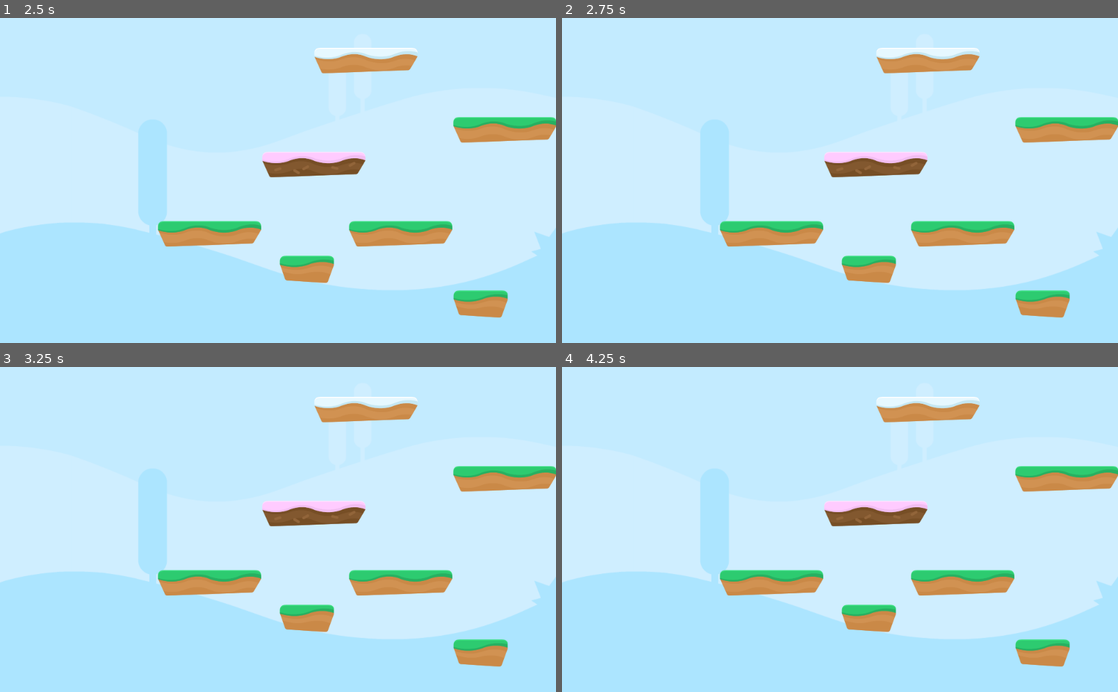
Above: before the commit, frames 1-4 (two rows, left to right).
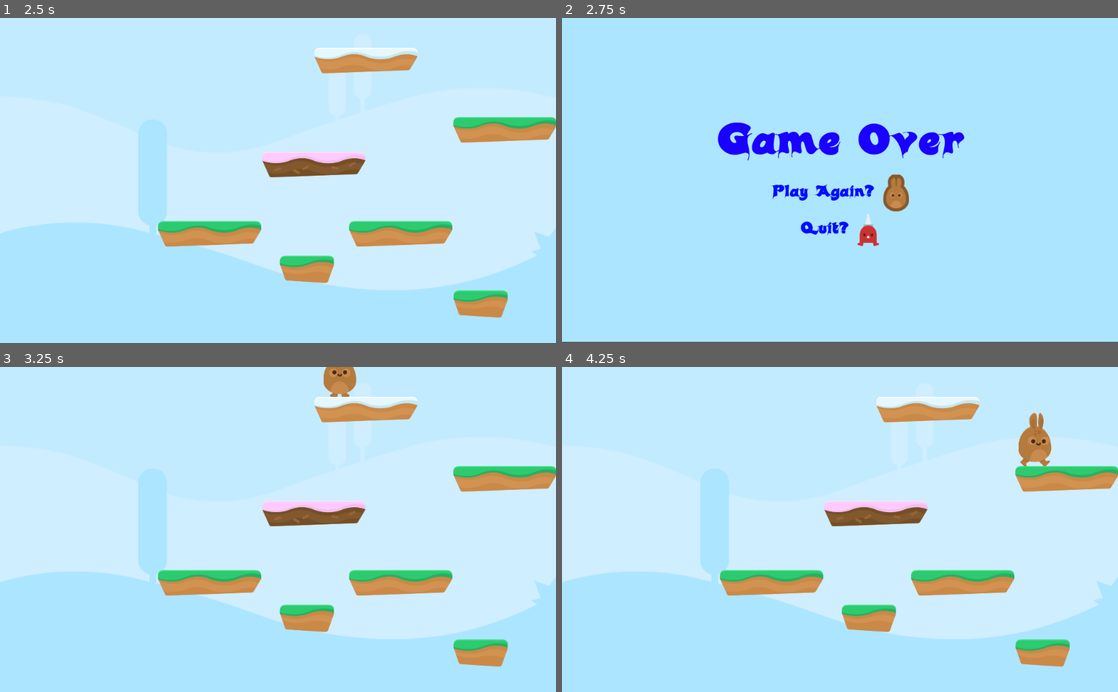
Above: after the commit, the same moments.

Repository: FireBorn123/HoppyDays_3.1.1
Game: Godot game, scene res://Levels/Level1.tscn
Two runs of this game, one before a commit and one after it. Both use one fixed random seed, a clock stepped at 60 frames per second and the inputs below.
Inputs (mouse positions are in pixels of both pictures, inside the frame that each line leads up to):
- Up to frame 1 (2.5 s): tap Enter at 0.5 s; hold D (Right) 0.53-2.03 s; tap Space (Jump) at 0.77, 1.52, 2 s; hold A (Left) from 2.03 s (still down)
- Up to frame 2 (2.75 s): keep holding A (Left)
- Up to frame 3 (3.25 s): release A (Left) at 2.75 s; click (333, 542) at 2.77 s
- Up to frame 4 (4.25 s): tap Enter at 3.5 s; hold D (Right) from 3.53 s (still down); tap Space (Jump) at 3.77 s

Frame 1 is identical in both runs. In frame 2, 47% of the frame differs, in the area x 0-100%, y 4-100%; in frame 3, 0.5%; in frame 4, 0.7%.

Commit message:
Lecture 30: The Game Over Screen

Diff:
--- /dev/null
+++ b/Levels/GameOver.gd
@@ -0,0 +1,12 @@
+extends Control
+
+func _ready():
+	pass
+
+
+func _on_PlayAgainButton_button_down():
+	get_tree().change_scene("res://Levels/Level1.tscn")
+
+
+func _on_QuitButton_button_down():
+	get_tree().quit()
--- /dev/null
+++ b/Levels/GameOver.tscn
@@ -0,0 +1,114 @@
+[gd_scene load_steps=8 format=2]
+
+[ext_resource path="res://Hoppy-Days-Assets/GFX/Background/bg_layer1.png" type="Texture" id=1]
+[ext_resource path="res://Hoppy-Days-Assets/Fonts/candles_.ttf" type="DynamicFontData" id=2]
+[ext_resource path="res://Hoppy-Days-Assets/GFX/HUD/lifes.png" type="Texture" id=3]
+[ext_resource path="res://Levels/GameOver.gd" type="Script" id=4]
+[ext_resource path="res://Hoppy-Days-Assets/GFX/Enemies/spikeMan_jump.png" type="Texture" id=5]
+
+[sub_resource type="DynamicFont" id=1]
+size = 80
+font_data = ExtResource( 2 )
+
+[sub_resource type="DynamicFont" id=2]
+size = 30
+font_data = ExtResource( 2 )
+
+[node name="EndGame" type="Control"]
+anchor_right = 1.0
+anchor_bottom = 1.0
+script = ExtResource( 4 )
+__meta__ = {
+"_edit_use_anchors_": false
+}
+
+[node name="TextureRect" type="TextureRect" parent="."]
+anchor_right = 1.0
+anchor_bottom = 1.0
+margin_top = -1.5874
+margin_bottom = -1.5874
+texture = ExtResource( 1 )
+expand = true
+__meta__ = {
+"_edit_use_anchors_": false
+}
+
+[node name="CenterContainer" type="CenterContainer" parent="."]
+anchor_right = 1.0
+anchor_bottom = 1.0
+margin_top = 1.5874
+margin_bottom = 1.5874
+__meta__ = {
+"_edit_use_anchors_": false
+}
+
+[node name="VBoxContainer" type="VBoxContainer" parent="CenterContainer"]
+margin_left = 286.0
+margin_top = 181.0
+margin_right = 738.0
+margin_bottom = 419.0
+
+[node name="GameOverLabel" type="Label" parent="CenterContainer/VBoxContainer"]
+margin_right = 452.0
+margin_bottom = 102.0
+custom_fonts/font = SubResource( 1 )
+custom_colors/font_color = Color( 0.105882, 0, 1, 1 )
+text = "Game Over"
+__meta__ = {
+"_edit_use_anchors_": false
+}
+
+[node name="HBoxContainer" type="HBoxContainer" parent="CenterContainer/VBoxContainer"]
+margin_top = 106.0
+margin_right = 452.0
+margin_bottom = 174.0
+alignment = 1
+__meta__ = {
+"_edit_use_anchors_": false
+}
+
+[node name="PlayAgaingLabel" type="Label" parent="CenterContainer/VBoxContainer/HBoxContainer"]
+modulate = Color( 0, 0.0509804, 1, 1 )
+margin_left = 99.0
+margin_top = 14.0
+margin_right = 301.0
+margin_bottom = 53.0
+custom_fonts/font = SubResource( 2 )
+text = "Play Again? "
+
+[node name="PlayAgainButton" type="TextureButton" parent="CenterContainer/VBoxContainer/HBoxContainer"]
+margin_left = 305.0
+margin_right = 353.0
+margin_bottom = 68.0
+rect_min_size = Vector2( 48, 68 )
+texture_normal = ExtResource( 3 )
+expand = true
+
+[node name="HBoxContainer2" type="HBoxContainer" parent="CenterContainer/VBoxContainer"]
+margin_top = 190.0
+margin_right = 452.0
+margin_bottom = 250.0
+alignment = 1
+__meta__ = {
+"_edit_use_anchors_": false
+}
+
+[node name="QuitLabel" type="Label" parent="CenterContainer/VBoxContainer/HBoxContainer2"]
+modulate = Color( 0, 0.0509804, 1, 1 )
+margin_left = 153.0
+margin_top = 10.0
+margin_right = 254.0
+margin_bottom = 49.0
+custom_fonts/font = SubResource( 2 )
+text = "Quit? "
+
+[node name="QuitButton" type="TextureButton" parent="CenterContainer/VBoxContainer/HBoxContainer2"]
+margin_left = 258.0
+margin_right = 298.0
+margin_bottom = 60.0
+rect_min_size = Vector2( 40, 60 )
+texture_normal = ExtResource( 5 )
+expand = true
+
+[connection signal="button_down" from="CenterContainer/VBoxContainer/HBoxContainer/PlayAgainButton" to="." method="_on_PlayAgainButton_button_down"]
+[connection signal="button_down" from="CenterContainer/VBoxContainer/HBoxContainer2/QuitButton" to="." method="_on_QuitButton_button_down"]
--- a/Player/Player.gd
+++ b/Player/Player.gd
@@ -6,6 +6,7 @@
 const GRAVITY = 400
 const UP = Vector2(0, -1)
 const JUMP_SPEED = 3900
+const World_Limit = 3000
 
 signal animate
 
@@ -18,6 +19,8 @@
 	move_and_slide(motion, UP)
 
 func apply_gravity():
+	if position.y >= World_Limit:
+		End_Game()
 	if  is_on_floor():
 		motion.y = 0
 	elif is_on_ceiling():
@@ -39,3 +42,7 @@
 
 func animate():
 	emit_signal("animate", motion)
+
+
+func End_Game():
+	get_tree().change_scene("res://Levels/GameOver.tscn")
--- a/Player/Player.tscn
+++ b/Player/Player.tscn
@@ -28,7 +28,7 @@
 current = true
 zoom = Vector2( 2, 2 )
 limit_left = -10
-limit_bottom = 1000
+limit_bottom = 2000
 limit_smoothed = true
 smoothing_enabled = true
 
